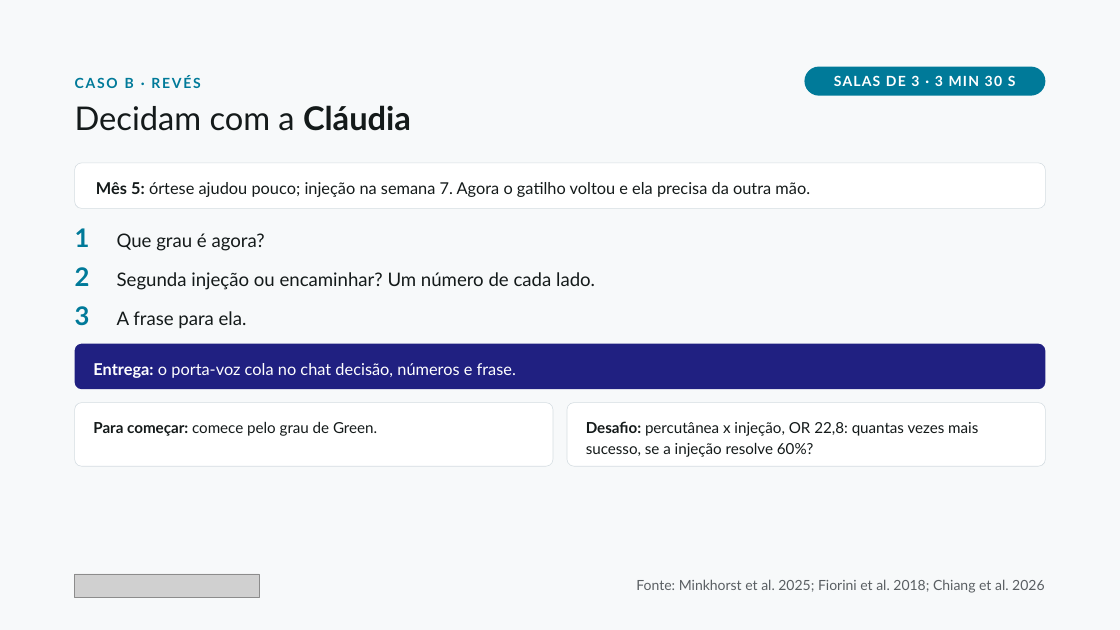
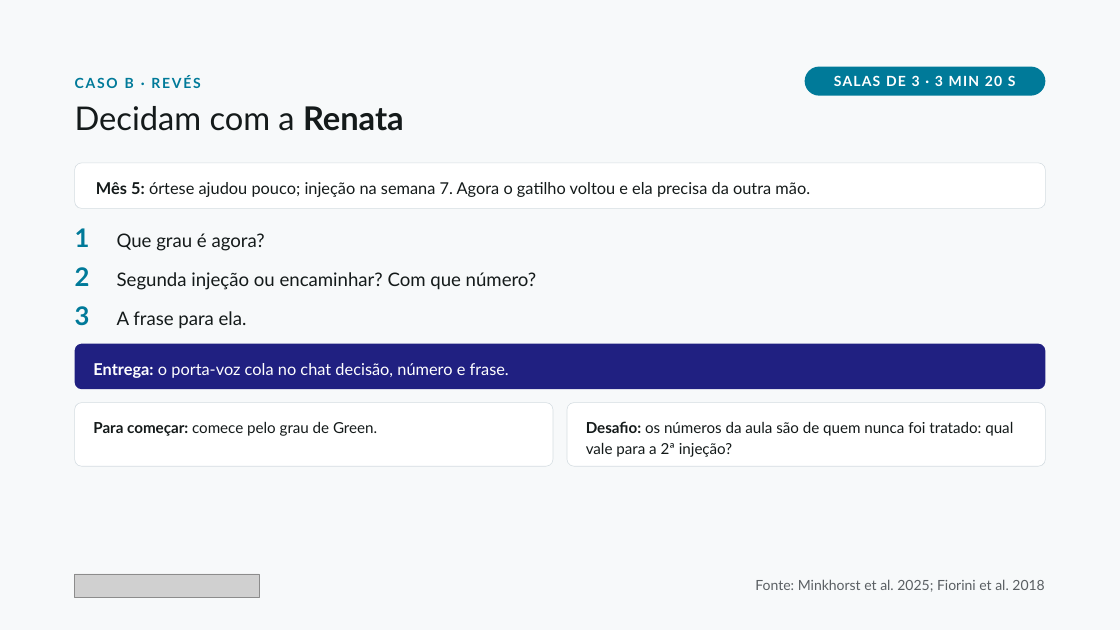
Before and after one commit to dossantosdanieel/illic, a slide deck: slide 18 of aulas/2026-11-cotovelo-medial-e-mao/04_aula/cotovelo-medial-e-mao.pptx. Drawn at 1120x630 pixels with LibreOffice and Linux fonts; fonts in the diff are those of the drawing; grey boxes stand for pictures. Boxes give left, top, right and bottom in pixels: in the first picture for what was removed or moved away, otherwise in the second. Text is boxed around its words. In the diff, an @@ line names an element or a change of style, - is before the commit and + after.

```diff
--- a/aulas/2026-11-cotovelo-medial-e-mao/04_aula/cotovelo-medial-e-mao.pptx
+++ b/aulas/2026-11-cotovelo-medial-e-mao/04_aula/cotovelo-medial-e-mao.pptx
@@ text in rounded rectangle at box(834, 75, 1016, 86): text changed @@
-SALAS DE 3 · 3 MIN 30 S
+SALAS DE 3 · 3 MIN 20 S
@@ text at box(75, 106, 404, 131): text changed @@
-Decidam com a Cláudia
+Decidam com a Renata
@@ text at box(117, 272, 537, 290): text changed @@
-Segunda injeção ou encaminhar? Um número de cada lado.
+Segunda injeção ou encaminhar? Com que número?
@@ text in rounded rectangle at box(93, 363, 509, 378): text changed @@
-Entrega: o porta-voz cola no chat decisão, números e frase.
+Entrega: o porta-voz cola no chat decisão, número e frase.
@@ text in rounded rectangle at box(586, 421, 1013, 457): text changed @@
-Desafio: percutânea x injeção, OR 22,8: quantas vezes mais sucesso, se a injeção resolve 60%?
+Desafio: os números da aula são de quem nunca foi tratado: qual vale para a 2ª injeção?
@@ text at box(755, 579, 1044, 592): text changed @@
-Fonte: Minkhorst et al. 2025; Fiorini et al. 2018; Chiang et al. 2026
+Fonte: Minkhorst et al. 2025; Fiorini et al. 2018
```
Also in this commit, not shown: 20 other slides changed, 1 slide removed, 22 other files.
